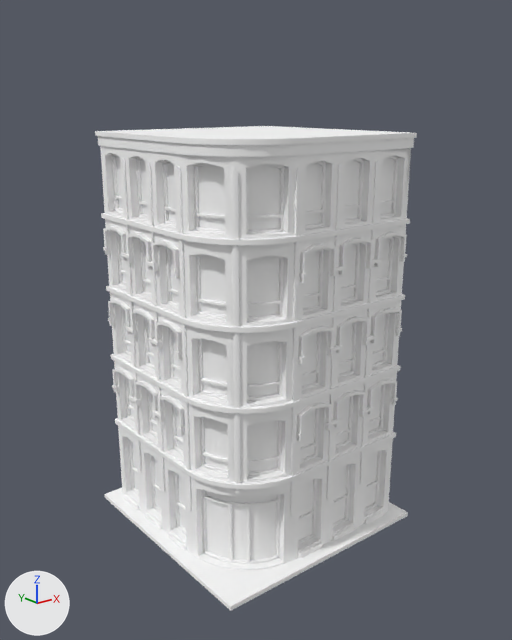
One commit to the FBX model Assets/ThirdParty/Toon City/Models/Building_20B.fbx: the scene before it, then after it.
Before and after are seen from a 50 mm lens placed at (-28.7, -36.3, 28.9), pointed at (-0.1, -0.5, 14.7). Every picture has the same lights, and +X, +Y and +Z are marked at lower left. Where no turn or scale is listed for an object, it has been applied to the vertices. Vertices at the same position are counted once.

Objects in the first picture: 'Building_20B', 'Window_Lights_20B'.
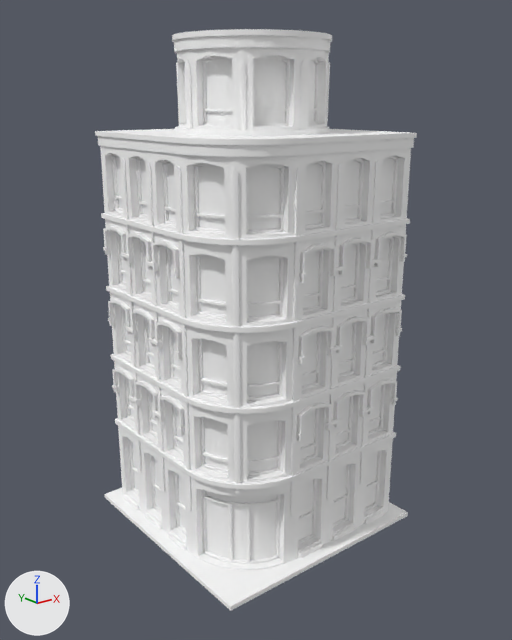
Changed parts and their boxes (x1, y1, x2, y2) in the pictures (512 x 640 px):
```json
{"object": "Building_20B", "change": "reshaped", "before": [95, 126, 417, 611], "after": [95, 29, 417, 611], "on screen": "20% taller"}
{"object": "Window_Lights_20B", "change": "reshaped", "before": [120, 160, 378, 560], "after": [120, 59, 378, 560], "on screen": "25% taller"}
{"part": 1, "of": "me_mesh_840", "change": "added", "after": [100, 29, 410, 560]}
{"part": 2, "of": "me_mesh_841", "change": "added", "after": [206, 59, 233, 123]}
{"part": 3, "of": "me_mesh_841", "change": "added", "after": [255, 59, 286, 123]}
{"part": 4, "of": "me_mesh_841", "change": "added", "after": [308, 60, 315, 122]}
```

The change, as JSON lines over the scene's bpy script:
```json
{"block": "me_mesh_841", "where": "me_mesh_841.from_pydata(...)  # 72 vertices, 24 faces; spans x -6.3..6.3, y -6.3..6.3, z 0.5..25.4"}
{"block": "me_mesh_841", "where": "# used by ob_window_lights_20b; location = (0.0, 0.0, 0.0)"}
{"block": "me_mesh_841", "change": "me_mesh_841 part 2: the loose piece of 8 vertices spanning x -6.2..-5.5, y -4.6..-2.9, z 21.9..25.4 is copied, and the copy is moved by (2.4, 2.4, 5.6); it spans x -3.8..-3.1, y -2.2..-0.6, z 27.5..31.0"}
{"block": "me_mesh_841", "change": "me_mesh_841 part 3: the loose piece of 8 vertices spanning x -4.6..-2.9, y -6.2..-5.5, z 16.9..20.4 is copied, and the copy is moved by (2.4, 2.4, 10.6); it spans x -2.2..-0.6, y -3.8..-3.1, z 27.5..31.0"}
{"block": "me_mesh_841", "change": "me_mesh_841 part 4: the loose piece of 8 vertices spanning x -4.6..-2.9, y -6.2..-5.5, z 16.9..20.4 is copied, and the copy is mirrored in x about its middle, then moved by (5.3, 2.4, 10.6); it spans x 0.7..2.4, y -3.8..-3.1, z 27.5..31.0"}
{"block": "me_mesh_840", "where": "# used by ob_building_20b; location = (0.0, 0.0, 0.0)"}
{"op": "remove", "block": "me_mesh_840", "code": "me_mesh_840.from_pydata(...)  # 2257 vertices, 1254 faces; spans x -8.0..8.0, y -8.0..8.0, z 0.0..26.9"}
{"op": "add", "block": "me_mesh_840", "code": "me_mesh_840.from_pydata(...)  # 3022 vertices, 2398 faces; spans x -8.0..8.0, y -8.0..8.0, z 0.0..32.5"}
{"block": "me_mesh_840", "change": "me_mesh_840 part 1: 764 vertices added at x -7.0..7.0, y -7.0..7.0, z 0.0..32.5"}
```
